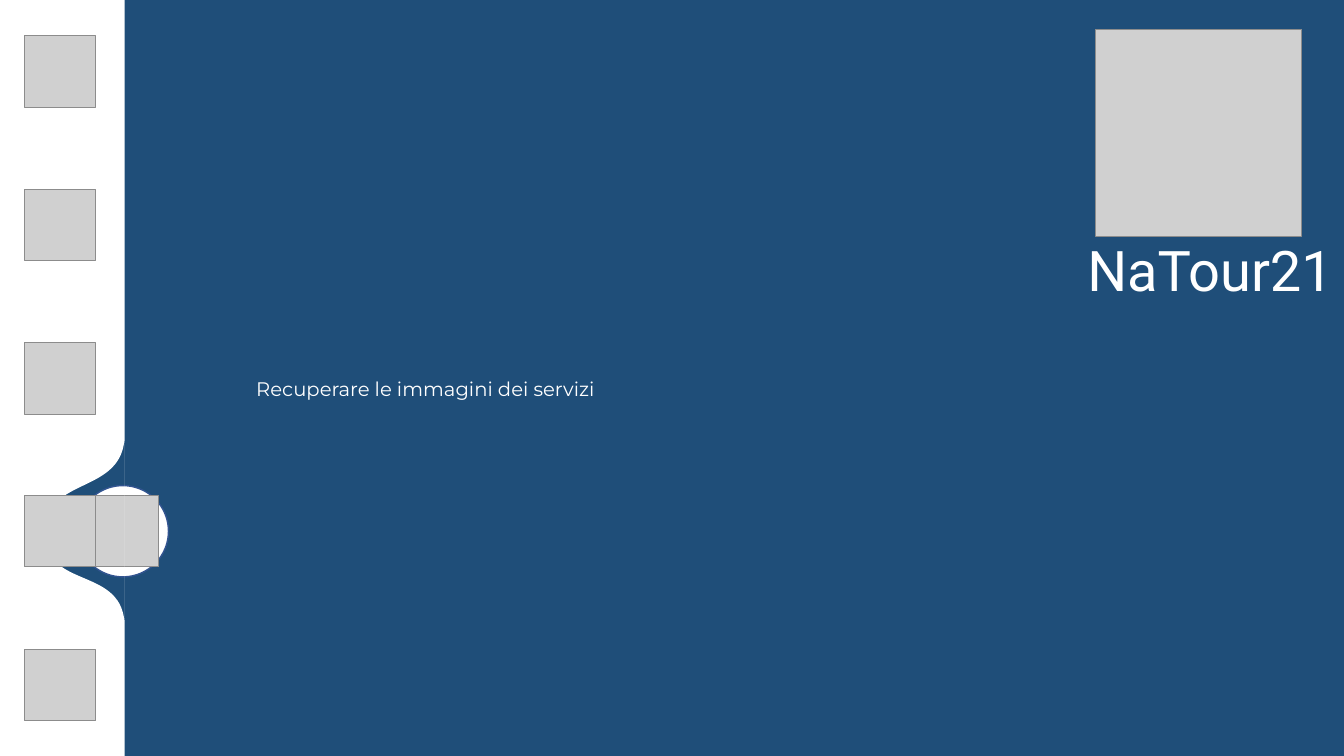
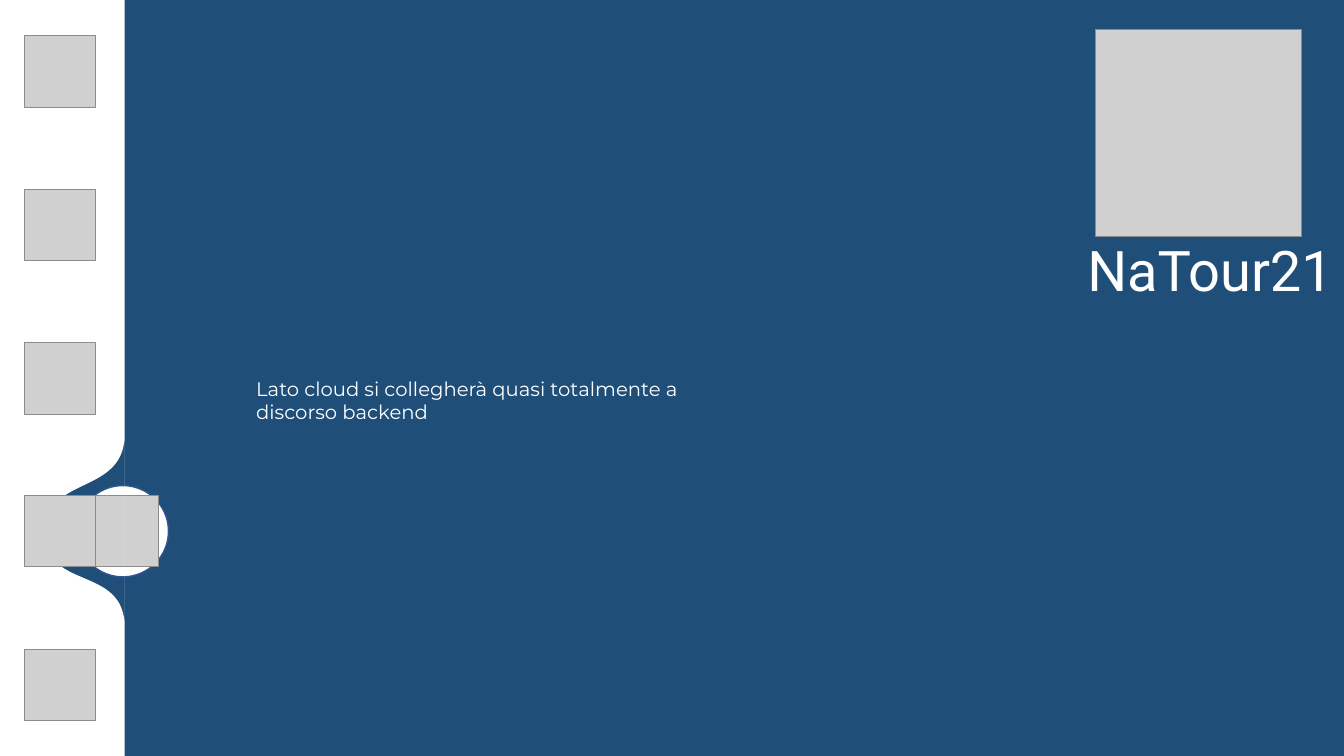
Before and after one commit to Endless077/NaTour21, a slide deck: slide 8 of Varie/NaTour21.pptx. Drawn at 1344x756 pixels with LibreOffice and Linux fonts; fonts in the diff are those of the drawing; grey boxes stand for pictures; background and template pictures are left out. Boxes give left, top, right and bottom in pixels: in the first picture for what was removed or moved away, otherwise in the second. Text is boxed around its words. In the diff, an @@ line names an element or a change of style, - is before the commit and + after.

```diff
--- a/Varie/NaTour21.pptx
+++ b/Varie/NaTour21.pptx
@@ text at (x1=256, y1=381, x2=678, y2=419): text changed @@
-Recuperare le immagini dei servizi
+Lato cloud si collegherà quasi totalmente a discorso backend
```
Also in this commit, not shown: 4 other slides changed.
